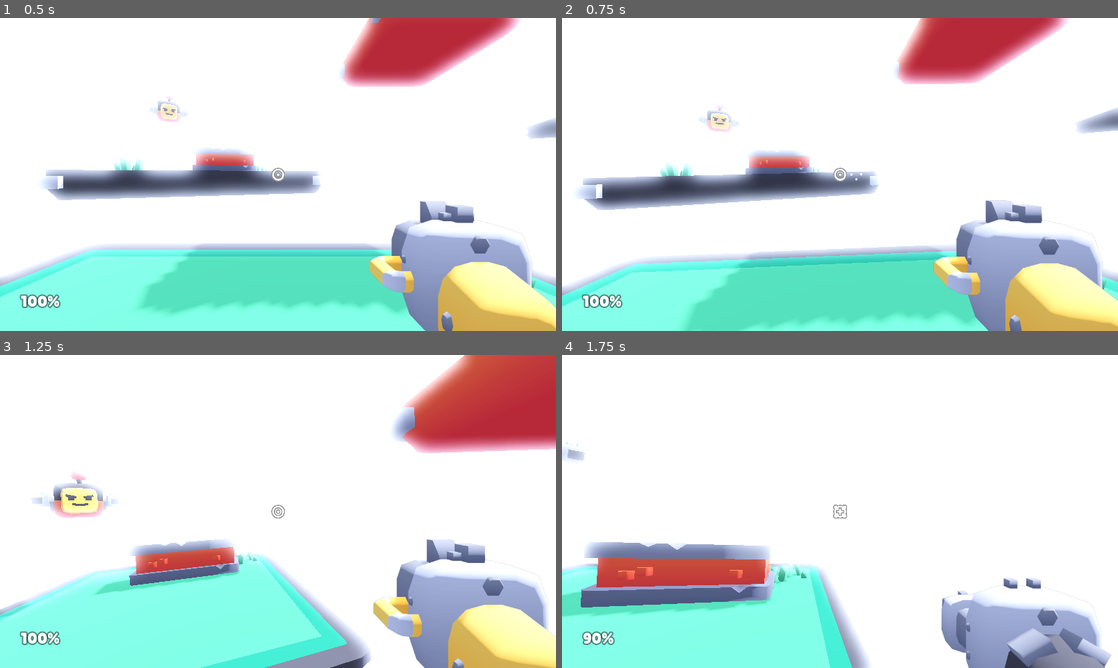
Above: before the commit, frames 1-4 (two rows, left to right).
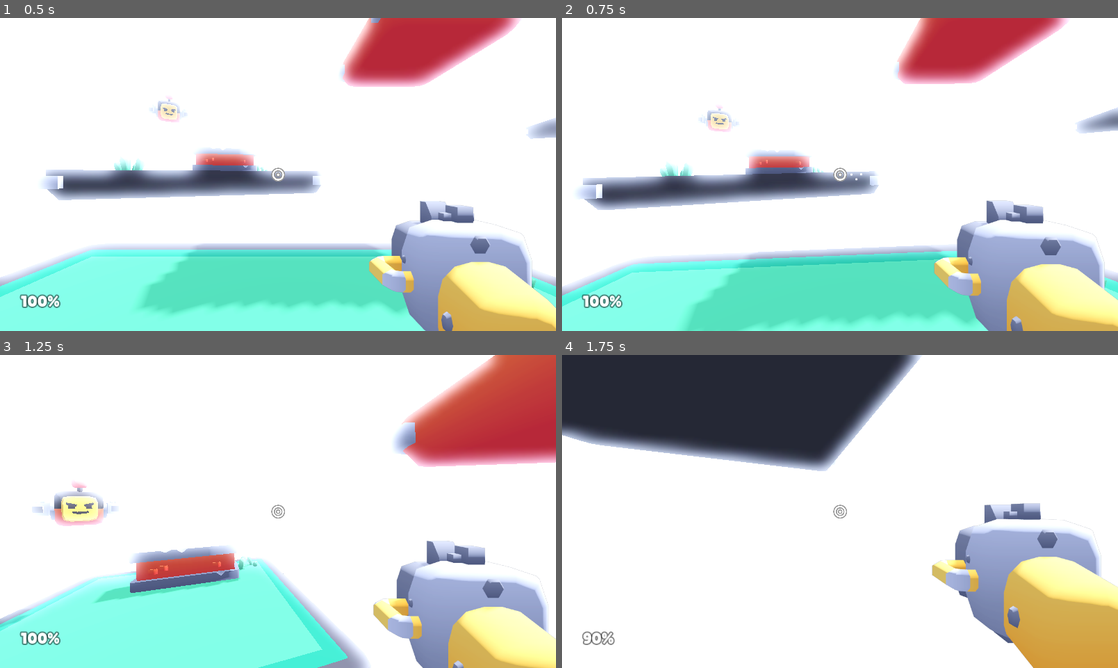
Above: after the commit, the same moments.

Repository: AndrewHamel111/SISGameJam2024
Game: Godot game, scene res://scenes/main.tscn
The game is run twice, just before and just after one commit, with the same random seed, the same clock (stepped at 60 frames per second) and the same inputs.
Inputs (mouse positions are in pixels of both pictures, inside the frame that each line leads up to):
- Up to frame 1 (0.5 s): no input
- Up to frame 2 (0.75 s): move the mouse to (867, 174) at 0.52 s; hold W (move_forward) from 0.53 s (still down); click (867, 174) at 0.6 s
- Up to frame 3 (1.25 s): keep holding W (move_forward); tap Space (jump) at 0.77 s
- Up to frame 4 (1.75 s): keep holding W (move_forward); move the mouse to (812, 511) at 1.27 s; tap E (weapon_toggle) at 1.35 s; tap Space (jump) at 1.52 s

Frame 1 is identical in both runs. In frame 2, 0.6% of the frame differs, in the area x 66-100%, y 58-100%; in frame 3, 13%; in frame 4, 51%, in the area x 0-100%, y 0-100%.

Commit message:
Improve camera "fps"

Diff:
--- a/objects/player.gd
+++ b/objects/player.gd
@@ -53,6 +53,18 @@
 	weapon = weapons[weapon_index] # Weapon must never be nil
 	initiate_change_weapon(weapon_index)
 
+func _process(delta):
+	handle_controls(delta)
+
+	# Rotation
+
+	camera.rotation.z = lerp_angle(camera.rotation.z, -input_mouse.x * 25 * delta, delta * 5)
+
+	camera.rotation.x = lerp_angle(camera.rotation.x, rotation_target.x, delta * 25)
+	rotation.y = lerp_angle(rotation.y, rotation_target.y, delta * 25)
+
+	container.position = lerp(container.position, container_offset - (get_applied_velocity(delta) / 30), delta * 10)
+
 func _physics_process(delta):
 
 	# Handle functions
@@ -62,24 +74,8 @@
 
 	# Movement
 
-	var applied_velocity: Vector3
-
-	movement_velocity = transform.basis * movement_velocity # Move forward
-
-	applied_velocity = velocity.lerp(movement_velocity, delta * 10)
-	applied_velocity.y = -gravity
-
-	velocity = applied_velocity
+	velocity = get_applied_velocity(delta)
 	move_and_slide()
-
-	# Rotation
-
-	camera.rotation.z = lerp_angle(camera.rotation.z, -input_mouse.x * 25 * delta, delta * 5)
-
-	camera.rotation.x = lerp_angle(camera.rotation.x, rotation_target.x, delta * 25)
-	rotation.y = lerp_angle(rotation.y, rotation_target.y, delta * 25)
-
-	container.position = lerp(container.position, container_offset - (applied_velocity / 30), delta * 10)
 
 	# Movement sound
 
@@ -104,7 +100,15 @@
 	if position.y < -10:
 		get_tree().reload_current_scene()
 
-# Mouse movement
+func get_applied_velocity(delta):
+	var applied_velocity: Vector3
+
+	movement_velocity = transform.basis * movement_velocity # Move forward
+
+	applied_velocity = velocity.lerp(movement_velocity, delta * 10)
+	applied_velocity.y = -gravity
+
+	return applied_velocity
 
 func _input(event):
 	if event is InputEventMouseMotion and mouse_captured:
